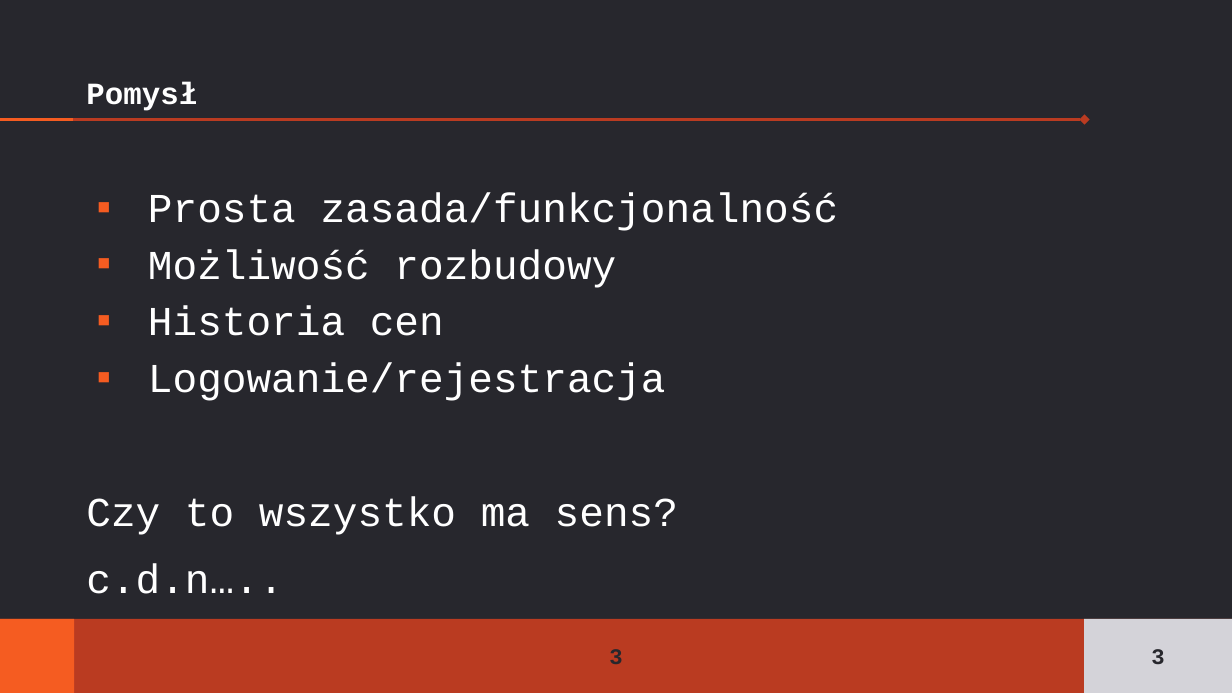
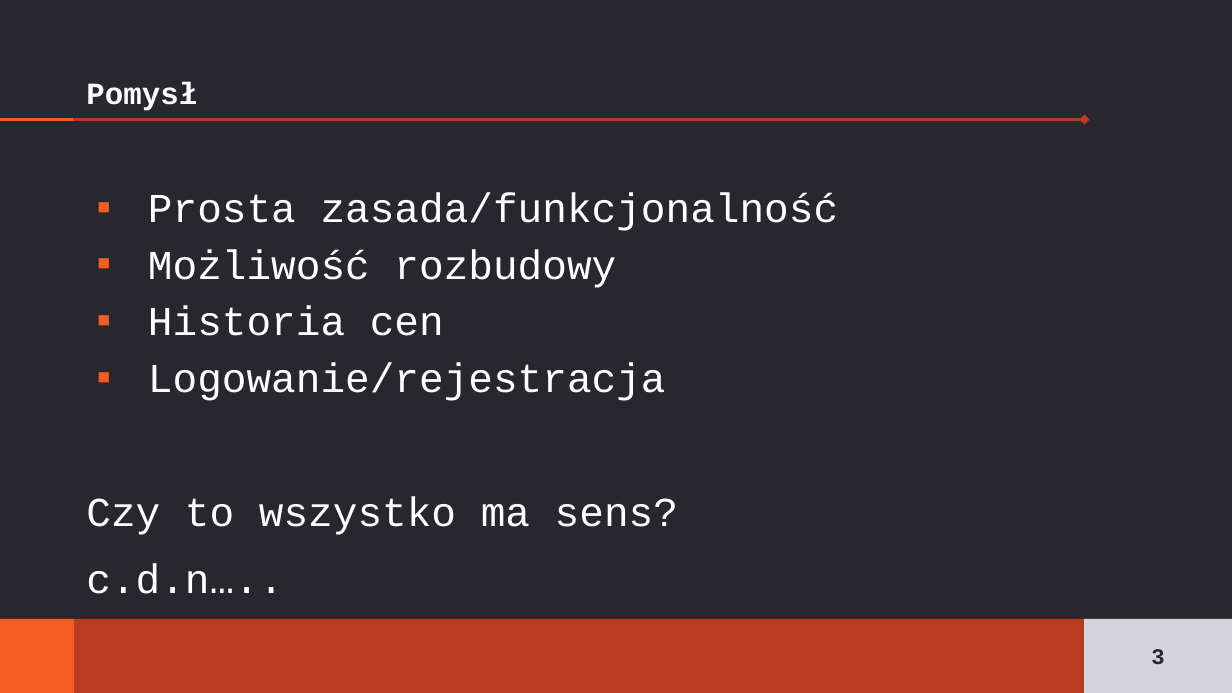
Before and after one commit to zelechowskij/JPWP-odpowiedzi, a slide deck: slide 3 of Zelechowksi_Aledroggo.pptx. Drawn at 1232x693 pixels with LibreOffice and Linux fonts; fonts in the diff are those of the drawing. Boxes give left, top, right and bottom in pixels: in the first picture for what was removed or moved away, otherwise in the second. Text is boxed around its words. In the diff, an @@ line names an element or a change of style, - is before the commit and + after.

```diff
--- a/Zelechowksi_Aledroggo.pptx
+++ b/Zelechowksi_Aledroggo.pptx
@@ page number removed at box(609, 649, 622, 664) @@
-3
```
Also in this commit, not shown: 10 other slides changed, 3 slides added, 1 slide removed.
